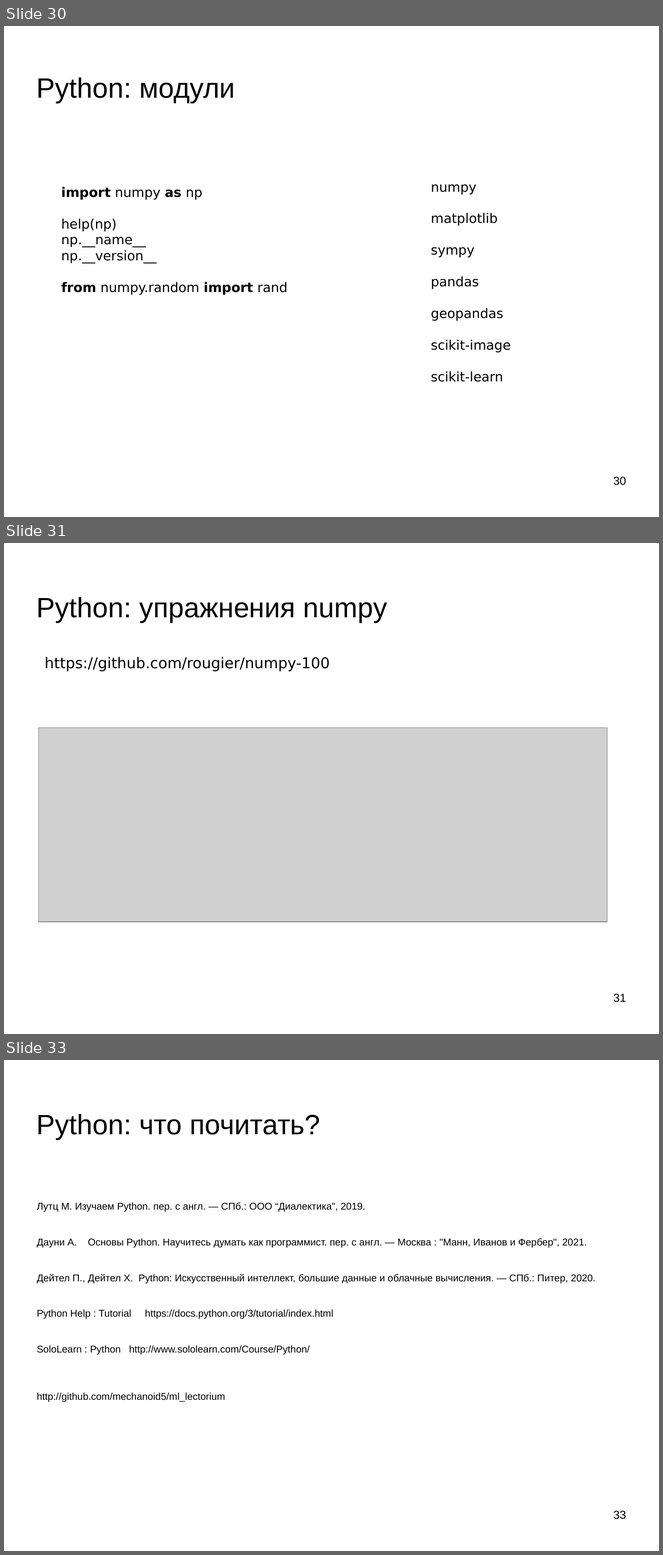
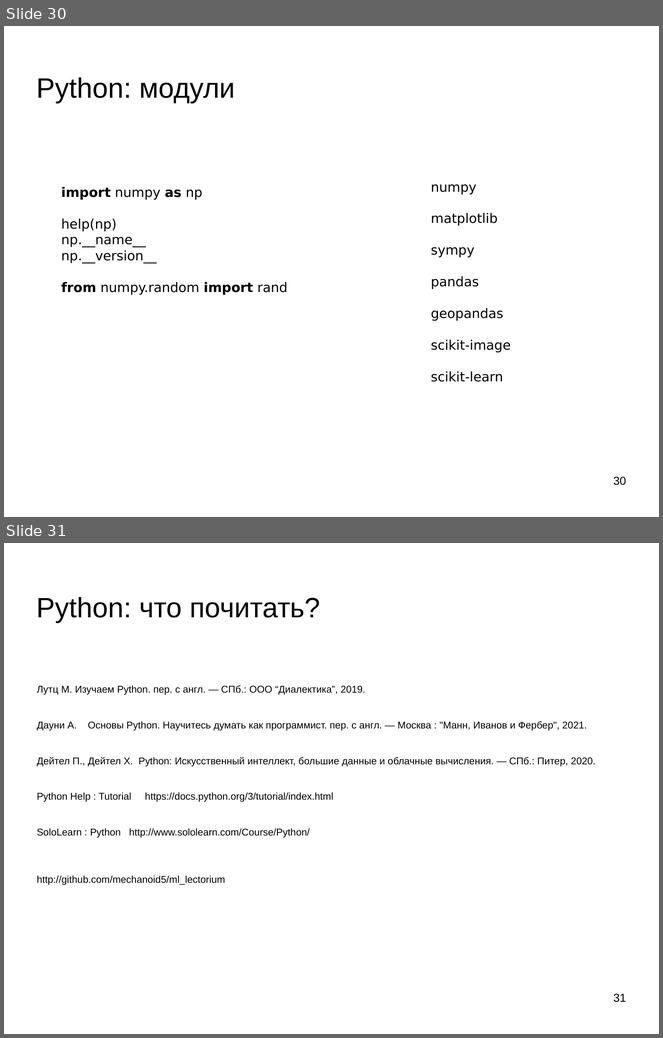
Before and after one commit to mechanoid5/ml_lectorium_2023_I, a slide deck: 02b-python-grammar.odp. Shown one above the other, each under a label of ours: slides 30, 31 and 33 before the commit, slides 30 and 31 after it; the slides between them are not shown. The pictures are 663x1555 and 663x1038 pixels, drawn with LibreOffice and Linux fonts; fonts in the diff are those of the drawing; grey boxes stand for pictures; background and template pictures are left out. Boxes give left, top, right and bottom in pixels: in the first picture for what was removed or moved away, otherwise in the second. Text is boxed around its words. In the diff, an @@ line names an element or a change of style, - is before the commit and + after.

```diff
--- a/02b-python-grammar.odp
+++ b/02b-python-grammar.odp
@@ slide 31 removed at box(4, 543, 659, 1034), background picture (left out) @@
@@ title removed at box(37, 597, 388, 623) @@
-Python: упражнения numpy
@@ text removed at box(45, 657, 330, 671) @@
-https://github.com/rougier/numpy-100
@@ picture removed at box(39, 728, 608, 922) @@
@@ page number removed at box(613, 994, 626, 1003) @@
-31
@@ what was slide 33 is now slide 31 @@
@@ page number at box(613, 994, 626, 1003): text changed @@
-33
+31
```
Also in this commit, not shown: 1 other slide removed, 5 other files.
